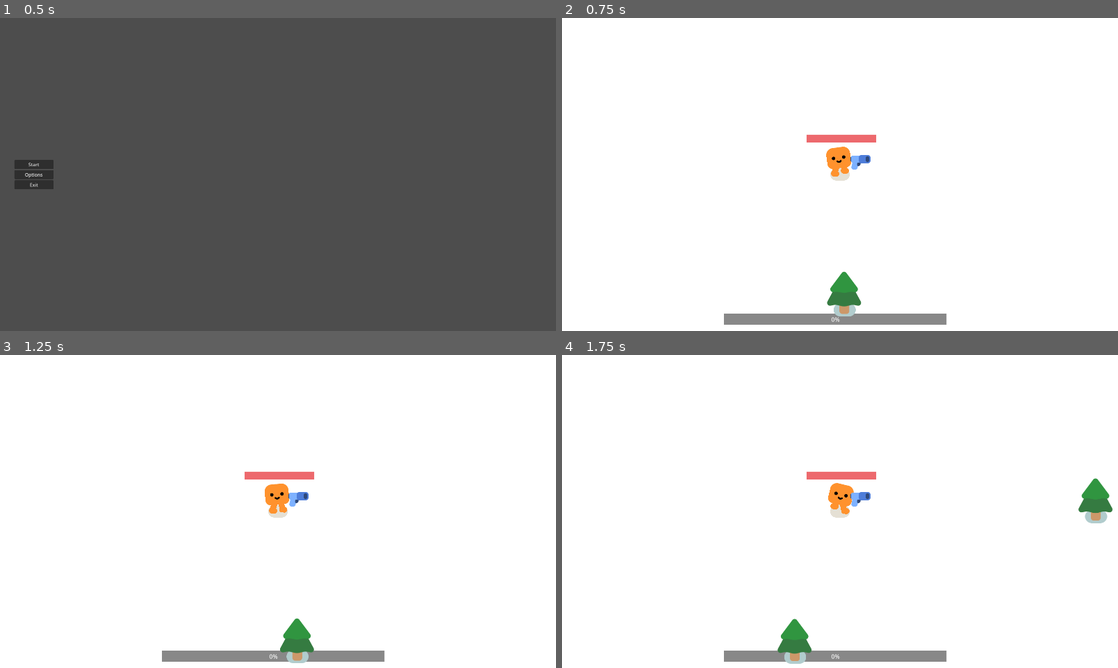
Above: before the commit, frames 1-4 (two rows, left to right).
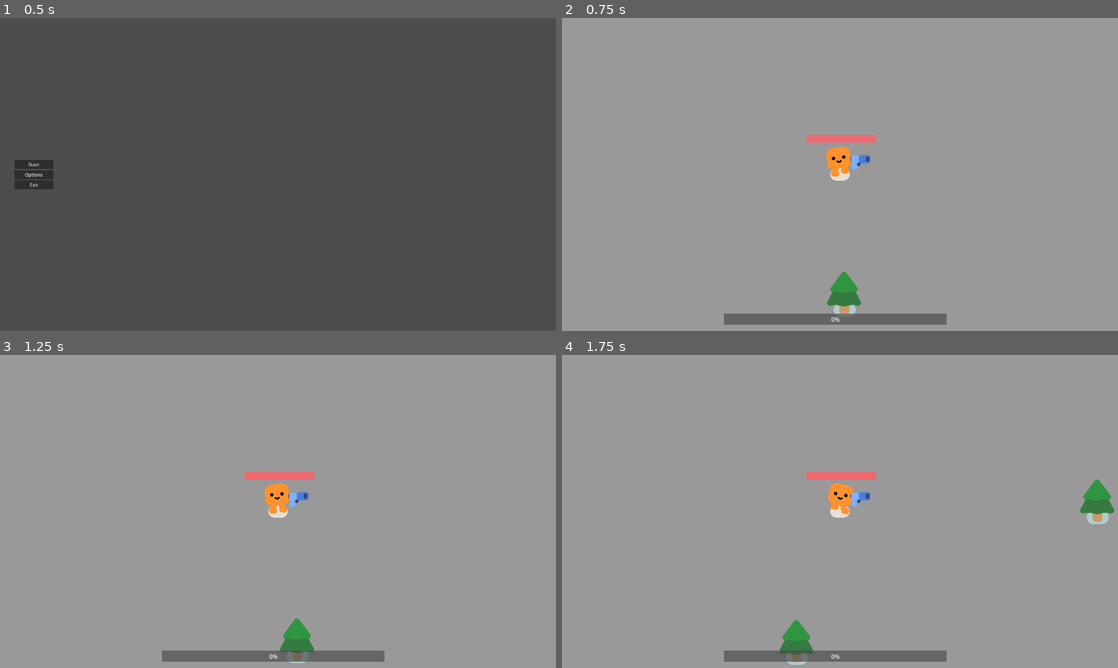
Above: after the commit, the same moments.

Repository: Kuui22/Godot_test
Game: Godot game, scene res://menus/mainmenu.tscn
Two runs of this game, one before a commit and one after it. Both use one fixed random seed, a clock stepped at 60 frames per second and the inputs below.
Inputs:
- Up to frame 1 (0.5 s): no input
- Up to frame 2 (0.75 s): click "Start" at 0.5 s
- Up to frame 3 (1.25 s): no input
- Up to frame 4 (1.75 s): tap Enter at 1.25 s; hold D (move_right) from 1.28 s (still down)

Frame 1 is identical in both runs. In frame 2, 99% of the frame differs, in the area x 0-100%, y 0-100%; in frame 3, 99%; in frame 4, 98%.

Commit message:
inventory first part

Diff:
--- /dev/null
+++ b/2d-project-start/inventory/InventoryUI.gd
@@ -0,0 +1,28 @@
+extends Control
+
+@onready var inventory:inv = preload("res://inventory/player_inv.tres")
+@onready var slots:Array = $NinePatchRect/GridContainer.get_children()
+var is_open:bool = false
+
+func _ready():
+	update_slots()
+	close()
+
+func update_slots():
+	for i in range(min(inventory.Items.size(), slots.size())):
+		slots[i].update(inventory.Items[i])
+
+func _process(delta):
+	if Input.is_action_just_pressed("inventory"):
+		if(is_open):
+			close()
+		else:
+			open()
+
+
+func close():
+	visible = false
+	is_open = false
+func open():
+	visible = true
+	is_open = true
--- /dev/null
+++ b/2d-project-start/inventory/inventory.gd
@@ -0,0 +1,5 @@
+extends Resource
+
+class_name inv
+
+@export var Items:Array[inv_item]
--- /dev/null
+++ b/2d-project-start/inventory/inventory_item.gd
@@ -0,0 +1,6 @@
+extends Resource
+
+class_name inv_item
+
+@export var name:String
+@export var texture:Texture2D
--- /dev/null
+++ b/2d-project-start/inventory/inventory_ui.tscn
@@ -0,0 +1,78 @@
+[gd_scene load_steps=4 format=3 uid="uid://bu61q1121smpi"]
+
+[ext_resource type="Script" path="res://inventory/InventoryUI.gd" id="1_ldnys"]
+[ext_resource type="Texture2D" uid="uid://km4wsnvcauy8" path="res://inventory/inventory-background.png" id="2_c7eet"]
+[ext_resource type="PackedScene" uid="uid://bxnd6plxmod6r" path="res://inventory/inventory_ui_slot.tscn" id="3_mqgdv"]
+
+[node name="InventoryUI" type="Control"]
+custom_minimum_size = Vector2(280, 220)
+layout_mode = 3
+anchors_preset = 15
+anchor_right = 1.0
+anchor_bottom = 1.0
+offset_right = -1850.0
+offset_bottom = -1000.0
+grow_horizontal = 2
+grow_vertical = 2
+script = ExtResource("1_ldnys")
+
+[node name="NinePatchRect" type="NinePatchRect" parent="."]
+layout_mode = 0
+offset_right = 280.0
+offset_bottom = 220.0
+texture = ExtResource("2_c7eet")
+patch_margin_left = 6
+patch_margin_top = 6
+patch_margin_right = 6
+patch_margin_bottom = 6
+
+[node name="GridContainer" type="GridContainer" parent="NinePatchRect"]
+layout_mode = 1
+anchors_preset = 8
+anchor_left = 0.5
+anchor_top = 0.5
+anchor_right = 0.5
+anchor_bottom = 0.5
+offset_left = -28.0
+offset_top = -38.0
+offset_right = 28.0
+offset_bottom = 38.0
+grow_horizontal = 2
+grow_vertical = 2
+columns = 4
+
+[node name="InventoryUISlot" parent="NinePatchRect/GridContainer" instance=ExtResource("3_mqgdv")]
+layout_mode = 2
+
+[node name="InventoryUISlot2" parent="NinePatchRect/GridContainer" instance=ExtResource("3_mqgdv")]
+layout_mode = 2
+
+[node name="InventoryUISlot3" parent="NinePatchRect/GridContainer" instance=ExtResource("3_mqgdv")]
+layout_mode = 2
+
+[node name="InventoryUISlot4" parent="NinePatchRect/GridContainer" instance=ExtResource("3_mqgdv")]
+layout_mode = 2
+
+[node name="InventoryUISlot5" parent="NinePatchRect/GridContainer" instance=ExtResource("3_mqgdv")]
+layout_mode = 2
+
+[node name="InventoryUISlot6" parent="NinePatchRect/GridContainer" instance=ExtResource("3_mqgdv")]
+layout_mode = 2
+
+[node name="InventoryUISlot7" parent="NinePatchRect/GridContainer" instance=ExtResource("3_mqgdv")]
+layout_mode = 2
+
+[node name="InventoryUISlot8" parent="NinePatchRect/GridContainer" instance=ExtResource("3_mqgdv")]
+layout_mode = 2
+
+[node name="InventoryUISlot9" parent="NinePatchRect/GridContainer" instance=ExtResource("3_mqgdv")]
+layout_mode = 2
+
+[node name="InventoryUISlot10" parent="NinePatchRect/GridContainer" instance=ExtResource("3_mqgdv")]
+layout_mode = 2
+
+[node name="InventoryUISlot11" parent="NinePatchRect/GridContainer" instance=ExtResource("3_mqgdv")]
+layout_mode = 2
+
+[node name="InventoryUISlot12" parent="NinePatchRect/GridContainer" instance=ExtResource("3_mqgdv")]
+layout_mode = 2
--- /dev/null
+++ b/2d-project-start/inventory/inventory_ui_slot.gd
@@ -0,0 +1,10 @@
+extends Panel
+
+@onready var item_visual:Sprite2D = $CenterContainer/Panel/ItemDisplay
+
+func update(item:inv_item):
+	if(item):
+		item_visual.visible = true
+		item_visual.texture = item.texture
+	else:
+		item_visual.visible = false
--- /dev/null
+++ b/2d-project-start/inventory/inventory_ui_slot.tscn
@@ -0,0 +1,28 @@
+[gd_scene load_steps=3 format=3 uid="uid://bxnd6plxmod6r"]
+
+[ext_resource type="Texture2D" uid="uid://tepdoi36g8ta" path="res://inventory/invslot.png" id="1_2mjqt"]
+[ext_resource type="Script" path="res://inventory/inventory_ui_slot.gd" id="1_d3yhn"]
+
+[node name="InventoryUISlot" type="Panel"]
+self_modulate = Color(0.701961, 0.701961, 0.701961, 0)
+custom_minimum_size = Vector2(64, 64)
+offset_right = 16.0
+offset_bottom = 16.0
+script = ExtResource("1_d3yhn")
+
+[node name="Slot" type="Sprite2D" parent="."]
+texture = ExtResource("1_2mjqt")
+centered = false
+
+[node name="CenterContainer" type="CenterContainer" parent="."]
+custom_minimum_size = Vector2(64, 64)
+layout_mode = 0
+offset_right = 40.0
+offset_bottom = 40.0
+scale = Vector2(1, 0.998)
+
+[node name="Panel" type="Panel" parent="CenterContainer"]
+layout_mode = 2
+
+[node name="ItemDisplay" type="Sprite2D" parent="CenterContainer/Panel"]
+scale = Vector2(2, 2)
--- /dev/null
+++ b/2d-project-start/inventory/player_inv.tres
@@ -0,0 +1,8 @@
+[gd_resource type="Resource" script_class="inv" load_steps=3 format=3 uid="uid://bi7hnu2t6dw5j"]
+
+[ext_resource type="Resource" uid="uid://crvw1yl7ac26" path="res://items/Food/07_bread.tres" id="1_s6vwa"]
+[ext_resource type="Script" path="res://inventory/inventory.gd" id="2_r7rai"]
+
+[resource]
+script = ExtResource("2_r7rai")
+Items = Array[Resource("res://inventory/inventory_item.gd")]([ExtResource("1_s6vwa"), null, null, null, null, null, null, null, null, null, null, null])
--- /dev/null
+++ b/2d-project-start/items/Food/07_bread.tres
@@ -0,0 +1,9 @@
+[gd_resource type="Resource" script_class="inv_item" load_steps=3 format=3 uid="uid://crvw1yl7ac26"]
+
+[ext_resource type="Script" path="res://inventory/inventory_item.gd" id="1_lk76n"]
+[ext_resource type="Texture2D" uid="uid://cq8a27sbxf0nq" path="res://items/Food/07_bread.png" id="2_fpqem"]
+
+[resource]
+script = ExtResource("1_lk76n")
+name = "Bread"
+texture = ExtResource("2_fpqem")
--- a/2d-project-start/player.gd
+++ b/2d-project-start/player.gd
@@ -14,7 +14,7 @@
 const ACCELERATION = 300
 
 #inventory
-
+@export var inventory:inv
 
 #random movement
 var state = "IDLE"
@@ -31,7 +31,7 @@
 
 func _physics_process(delta:float):
 	#direction
-	if Input.is_anything_pressed():#player input
+	if Input.is_action_pressed("move_left") or Input.is_action_pressed("move_right") or Input.is_action_pressed("move_up") or Input.is_action_pressed("move_down"):#player input
 		var direction = Input.get_vector("move_left", "move_right","move_up","move_down")
 		velocity = direction * SPEED * delta * SPEEDFACTOR
 		state = "MOVING"
--- a/2d-project-start/project.godot
+++ b/2d-project-start/project.godot
@@ -129,6 +129,11 @@
 "events": [Object(InputEventKey,"resource_local_to_scene":false,"resource_name":"","device":-1,"window_id":0,"alt_press …(182 unchanged characters)…
 ]
 }
+inventory={
+"deadzone": 0.5,
+"events": [Object(InputEventKey,"resource_local_to_scene":false,"resource_name":"","device":-1,"window_id":0,"alt_pressed":false,"shift_pressed":false,"ctrl_pressed":false,"meta_pressed":false,"pressed":false,"keycode":0,"physical_keycode":73,"key_label":0,"unicode":105,"echo":false,"script":null)
+]
+}
 
 [layer_names]
 
--- a/2d-project-start/survivors_game.tscn
+++ b/2d-project-start/survivors_game.tscn
@@ -1,8 +1,10 @@
-[gd_scene load_steps=7 format=3 uid="uid://c6wy1u7j3oegw"]
+[gd_scene load_steps=9 format=3 uid="uid://c6wy1u7j3oegw"]
 
 [ext_resource type="Script" path="res://main.gd" id="1_80vvg"]
 [ext_resource type="PackedScene" uid="uid://ccqvp7v3wrfu6" path="res://player.tscn" id="1_ts5ya"]
+[ext_resource type="PackedScene" uid="uid://bu61q1121smpi" path="res://inventory/inventory_ui.tscn" id="2_24e4r"]
 [ext_resource type="PackedScene" uid="uid://rbs34u57e1hy" path="res://pine_tree.tscn" id="2_c4jlw"]
+[ext_resource type="Resource" uid="uid://bi7hnu2t6dw5j" path="res://inventory/player_inv.tres" id="3_f0d5r"]
 [ext_resource type="PackedScene" uid="uid://kq87x3ifjqyq" path="res://menus/pause_menu.tscn" id="4_0gimr"]
 
 [sub_resource type="StyleBoxFlat" id="StyleBoxFlat_x62bu"]
@@ -15,12 +17,16 @@
 y_sort_enabled = true
 script = ExtResource("1_80vvg")
 
-[node name="UI" type="CanvasLayer" parent="."]
+[node name="Background" type="CanvasLayer" parent="."]
 layer = -1
 
-[node name="ColorRect" type="ColorRect" parent="UI"]
+[node name="ColorRect" type="ColorRect" parent="Background"]
 offset_right = 1920.0
 offset_bottom = 1080.0
+color = Color(0.601223, 0.601223, 0.601223, 1)
+
+[node name="UI" type="CanvasLayer" parent="."]
+layer = 5
 
 [node name="ExpBar" type="ProgressBar" parent="UI"]
 unique_name_in_owner = true
@@ -32,9 +38,16 @@
 theme_override_styles/background = SubResource("StyleBoxFlat_x62bu")
 theme_override_styles/fill = SubResource("StyleBoxFlat_a85np")
 
+[node name="InventoryUI" parent="UI" instance=ExtResource("2_24e4r")]
+offset_left = 1494.0
+offset_top = 399.0
+offset_right = -356.0
+offset_bottom = -601.0
+
 [node name="Player" parent="." instance=ExtResource("1_ts5ya")]
 unique_name_in_owner = true
 position = Vector2(369, 207)
+inventory = ExtResource("3_f0d5r")
 
 [node name="Pine_tree" parent="." instance=ExtResource("2_c4jlw")]
 position = Vector2(1420, 190)
Binary file added: 2d-project-start/inventory/inventory-background.png
Not shown, added: 2d-project-start/inventory/inventory-background.png.import
Binary file added: 2d-project-start/inventory/inventory-slot.png
Not shown, added: 2d-project-start/inventory/inventory-slot.png.import
Binary file added: 2d-project-start/inventory/invslot.png
Not shown, added: 2d-project-start/inventory/invslot.png.import
Binary file added: 2d-project-start/items/Food/01_dish.png
Not shown, added: 2d-project-start/items/Food/01_dish.png.import
Binary file added: 2d-project-start/items/Food/02_dish_2.png
Not shown, added: 2d-project-start/items/Food/02_dish_2.png.import
Binary file added: 2d-project-start/items/Food/03_dish_pile.png
Not shown, added: 2d-project-start/items/Food/03_dish_pile.png.import
(and 198 more such lines)
